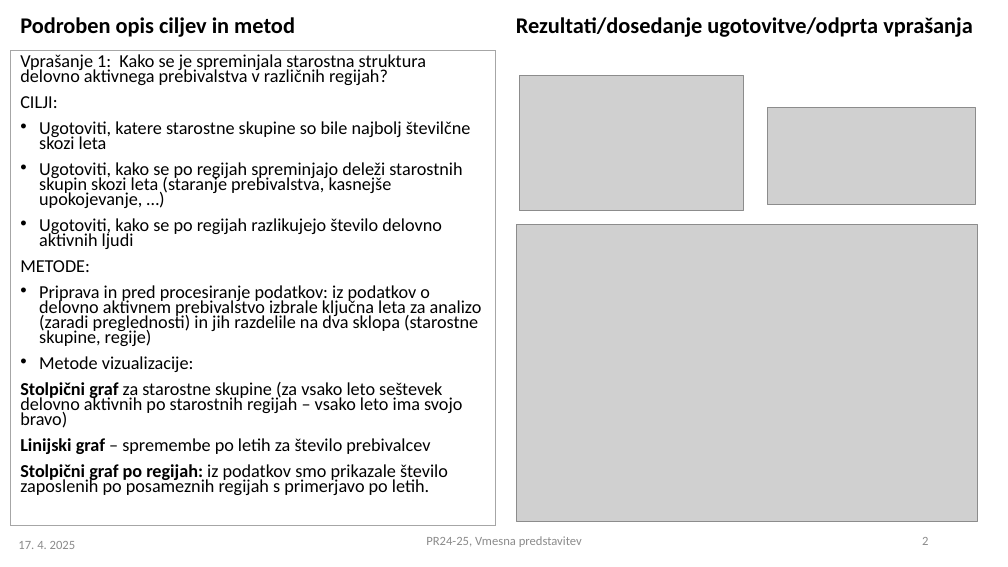
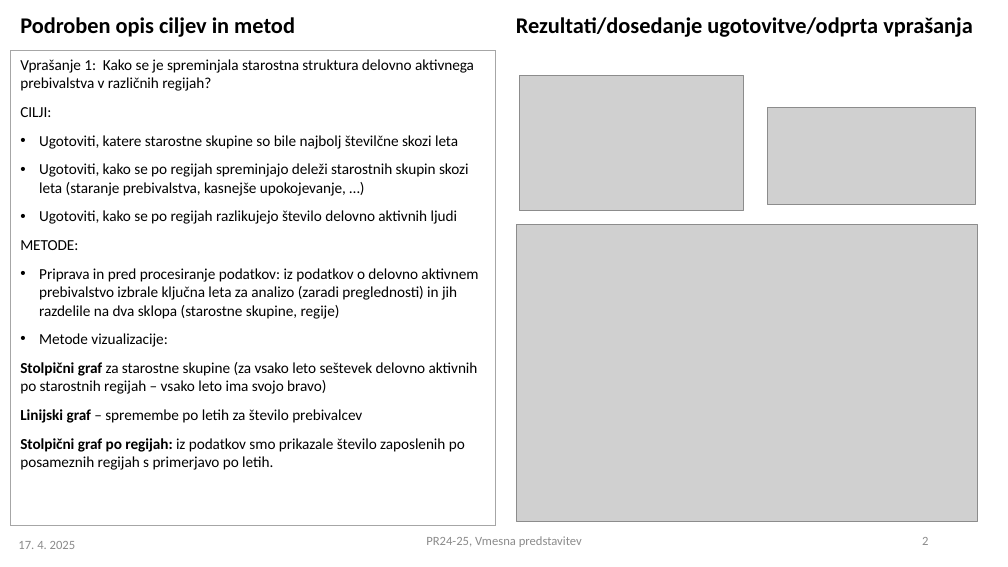
Before and after one commit to nirinja/PR259, a slide deck: slide 2 of PR2024-25_VMESNA_9.pptx. Drawn at 1008x567 pixels with LibreOffice and Linux fonts; fonts in the diff are those of the drawing; grey boxes stand for pictures. Boxes give left, top, right and bottom in pixels: in the first picture for what was removed or moved away, otherwise in the second. Text is boxed around its words. In the diff, an @@ line names an element or a change of style, - is before the commit and + after.

```diff
--- a/PR2024-25_VMESNA_9.pptx
+++ b/PR2024-25_VMESNA_9.pptx
@@ text "Vprašanje 1: Kako se je ..." at box(10, 50, 496, 526): size 12.9 to 10.8 pt; line spacing 0.7 to 1 @@
```
Also in this commit, not shown: 2 other slides changed, 3 other files.
